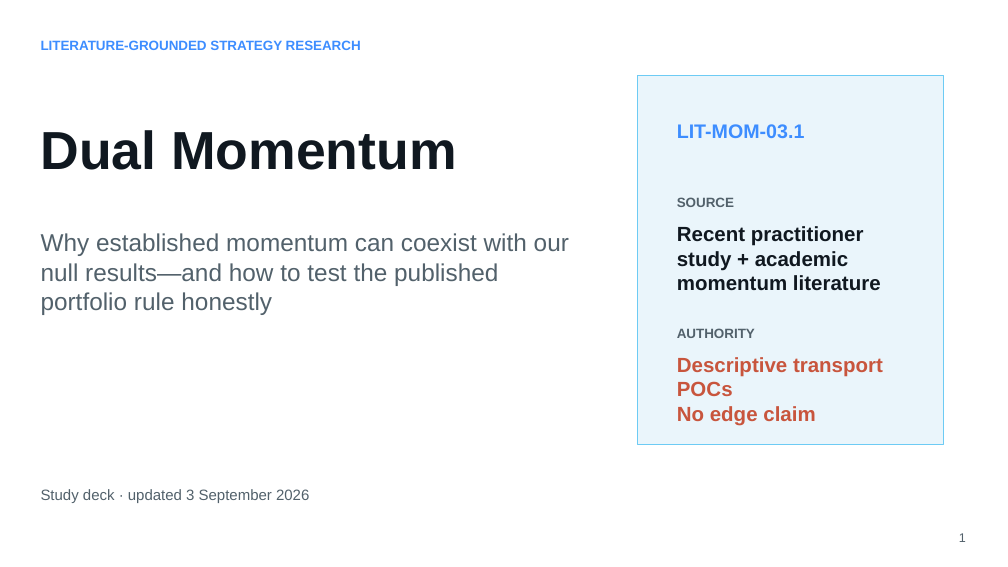
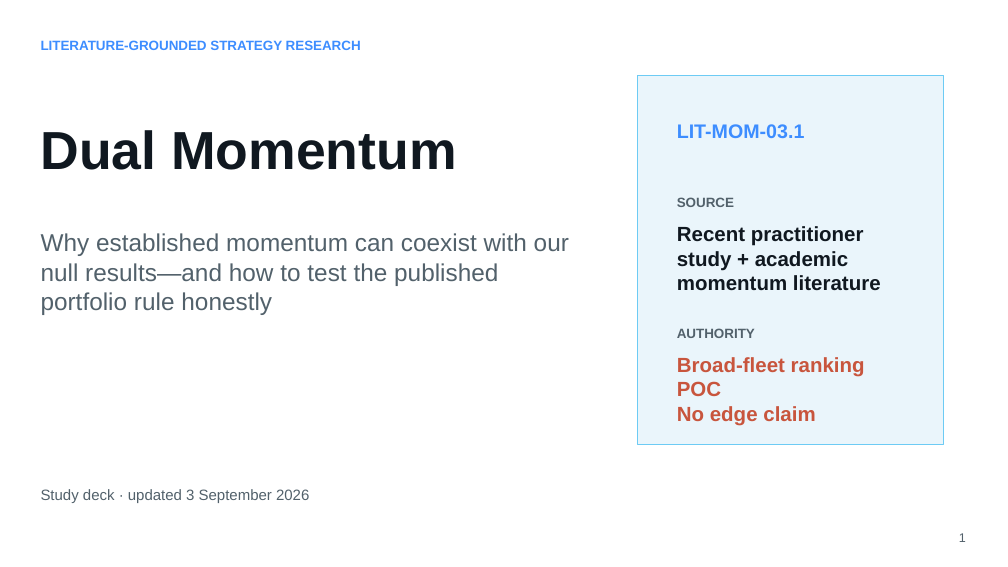
Before and after one commit to Francisc0Franc0/Time-Series-Modeling-Gen5, a slide deck: slide 1 of literature_studies/presentations/gen5_lit_mom_03_1_dual_momentum_study.pptx. Drawn at 1008x567 pixels with LibreOffice and Linux fonts; fonts in the diff are those of the drawing. Boxes give left, top, right and bottom in pixels: in the first picture for what was removed or moved away, otherwise in the second. Text is boxed around its words. In the diff, an @@ line names an element or a change of style, - is before the commit and + after.

Commit message:
Add broad cross-sector dual momentum POC

```diff
--- a/literature_studies/presentations/gen5_lit_mom_03_1_dual_momentum_study.pptx
+++ b/literature_studies/presentations/gen5_lit_mom_03_1_dual_momentum_study.pptx
@@ text at (677, 357, 865, 396): text changed @@
-Descriptive transport POCs
+Broad-fleet ranking POC
```
Also in this commit, not shown: 9 other slides changed, 6 slides added, 8 other files.
